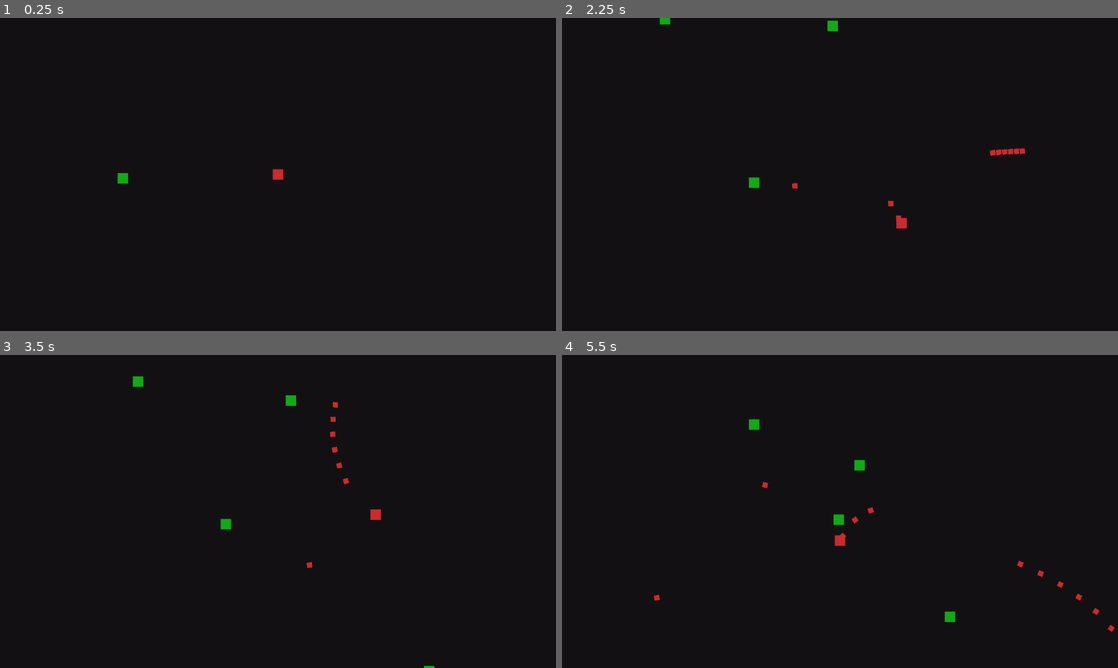
Above: before the commit, frames 1-4 (two rows, left to right).
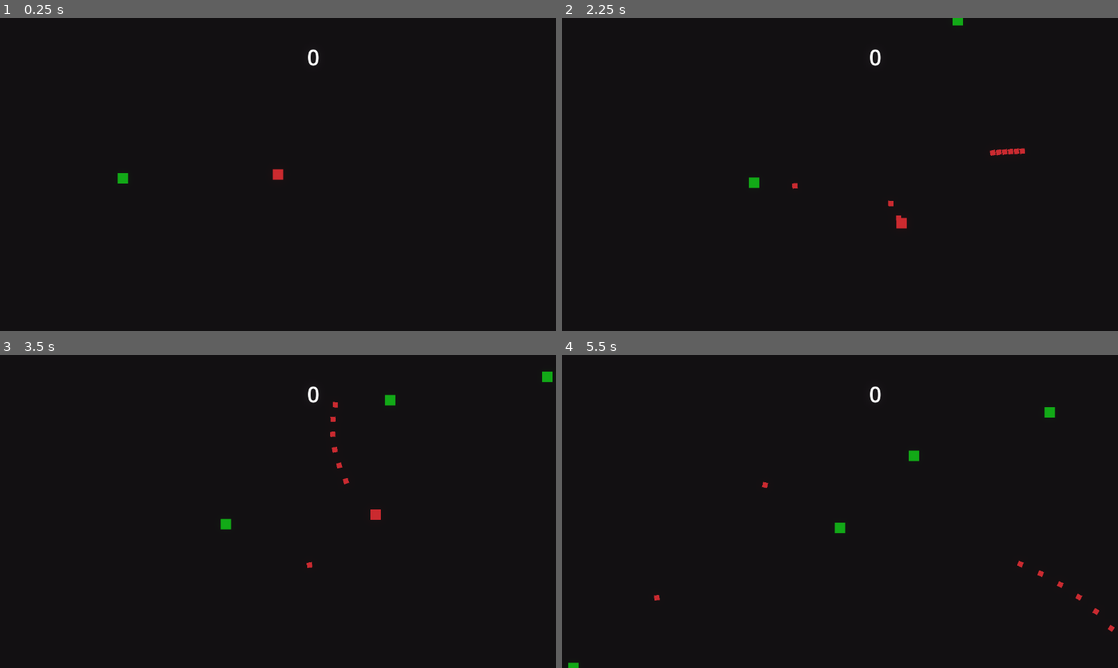
Above: after the commit, the same moments.

Repository: DiScarlet/ShootEm
Game: Godot game, scene res://scenes/arena.tscn
Two runs of this game, one before a commit and one after it. Both use one fixed random seed, a clock stepped at 60 frames per second and the inputs below.
Inputs (mouse positions are in pixels of both pictures, inside the frame that each line leads up to):
- Up to frame 1 (0.25 s): no input
- Up to frame 2 (2.25 s): tap Enter at 0.5 s; move the mouse to (962, 158) at 0.52 s; press the mouse at (962, 158) at 0.53 s; hold D (move_right) 0.53-1.28 s; move the mouse to (728, 190) at 1.27 s; release the mouse at (728, 190) at 1.28 s; hold S (move_down) 1.28-2.03 s; click (728, 190) at 1.35 s; move the mouse to (895, 105) at 2.02 s; press the mouse at (895, 105) at 2.03 s; hold D (move_right) from 2.03 s (still down)
- Up to frame 3 (3.5 s): move the mouse to (250, 574) at 2.77 s; release D (move_right) at 2.78 s; release the mouse at (250, 574) at 2.78 s; hold W (move_up) from 2.78 s (still down); click (250, 574) at 2.85 s
- Up to frame 4 (5.5 s): move the mouse to (1006, 558) at 3.52 s; release W (move_up) at 3.53 s; press the mouse at (1006, 558) at 3.53 s; hold A (move_left) 3.53-5.03 s; move the mouse to (673, 464) at 4.27 s; release the mouse at (673, 464) at 4.28 s; click (673, 464) at 4.35 s; move the mouse to (867, 511) at 5.02 s; press the mouse at (867, 511) at 5.03 s; hold S (move_down) from 5.03 s (still down)

The runs differ from the first frame. In frame 1, less than 0.1% of the frame differs, in the area x 55-58%, y 10-16%; in frame 2, 0.2%; in frame 3, 0.3%; in frame 4, 0.7%, in the area x 1-89%, y 10-100%.

Commit message:
Added score, fixed enemy spawn

Diff:
--- a/project.godot
+++ b/project.godot
@@ -29,7 +29,8 @@
 
 [global_group]
 
-Enemy_damager=""
+Enemy=""
+EnemyDamager=""
 
 [input]
 
--- a/scenes/arena.tscn
+++ b/scenes/arena.tscn
@@ -3,6 +3,7 @@
 [ext_resource type="Script" uid="uid://b4b6aaleanmjd" path="res://scripts/arena.gd" id="1_wl4x5"]
 [ext_resource type="PackedScene" uid="uid://c3yb2eql5pwpp" path="res://scenes/player.tscn" id="2_olpmc"]
 [ext_resource type="PackedScene" uid="uid://dhh0qewrl521k" path="res://scenes/enemy.tscn" id="3_olpmc"]
+[ext_resource type="Script" uid="uid://q0l3nqxud6n2" path="res://scripts/score.gd" id="4_xdvfk"]
 
 [sub_resource type="Environment" id="Environment_wl4x5"]
 background_mode = 3
@@ -14,6 +15,7 @@
 script = ExtResource("1_wl4x5")
 
 [node name="Player" parent="." unique_id=1334363141 instance=ExtResource("2_olpmc")]
+position = Vector2(640, 360)
 
 [node name="Enemy" parent="." unique_id=81046350 instance=ExtResource("3_olpmc")]
 position = Vector2(263, 369)
@@ -22,7 +24,25 @@
 environment = SubResource("Environment_wl4x5")
 
 [node name="EnemySpawnTimer" type="Timer" parent="." unique_id=220998081]
-wait_time = 0.8
 autostart = true
 
+[node name="UI" type="Node2D" parent="." unique_id=1367308604]
+z_index = 20
+
+[node name="Control" type="Control" parent="UI" unique_id=1679407863]
+layout_mode = 3
+anchors_preset = 0
+offset_right = 1280.0
+offset_bottom = 720.0
+
+[node name="Score" type="Label" parent="UI/Control" unique_id=2071432060]
+layout_mode = 0
+offset_left = 707.0
+offset_top = 55.0
+offset_right = 747.0
+offset_bottom = 78.0
+theme_override_font_sizes/font_size = 50
+text = "100"
+script = ExtResource("4_xdvfk")
+
 [connection signal="timeout" from="EnemySpawnTimer" to="." method="_on_enemy_spawn_timer_timeout"]
--- a/scenes/blood_particles.tscn
+++ b/scenes/blood_particles.tscn
@@ -4,6 +4,7 @@
 [ext_resource type="Script" uid="uid://c0i3w246rp8n4" path="res://scripts/blood_particles.gd" id="2_n323q"]
 
 [node name="BloodParticles" type="CPUParticles2D" unique_id=2015632048]
+z_index = -5
 amount = 15
 texture = ExtResource("1_4enpv")
 lifetime = 0.2
--- a/scenes/bullet.tscn
+++ b/scenes/bullet.tscn
@@ -14,7 +14,7 @@
 
 [node name="VisibleOnScreenNotifier2D" type="VisibleOnScreenNotifier2D" parent="." unique_id=1689495765]
 
-[node name="Hitbox" type="Area2D" parent="." unique_id=1953835885 groups=["Enemy_damager"]]
+[node name="Hitbox" type="Area2D" parent="." unique_id=1953835885 groups=["EnemyDamager"]]
 
 [node name="CollisionShape2D" type="CollisionShape2D" parent="Hitbox" unique_id=635967943]
 shape = SubResource("RectangleShape2D_y25gk")
--- a/scenes/enemy.tscn
+++ b/scenes/enemy.tscn
@@ -13,7 +13,7 @@
 texture = ExtResource("1_7p1mj")
 script = ExtResource("2_md0e3")
 
-[node name="Hitbox" type="Area2D" parent="." unique_id=14445288]
+[node name="Hitbox" type="Area2D" parent="." unique_id=14445288 groups=["Enemy"]]
 
 [node name="CollisionShape2D" type="CollisionShape2D" parent="Hitbox" unique_id=989620867]
 shape = SubResource("RectangleShape2D_md0e3")
--- a/scenes/player.tscn
+++ b/scenes/player.tscn
@@ -3,9 +3,11 @@
 [ext_resource type="Texture2D" uid="uid://jtgxew27578n" path="res://assets/sprites/Square.png" id="1_g2els"]
 [ext_resource type="Script" uid="uid://fa1hqhy4lf0g" path="res://scripts/player.gd" id="2_qhqgy"]
 
+[sub_resource type="RectangleShape2D" id="RectangleShape2D_g2els"]
+size = Vector2(16, 16)
+
 [node name="Player" type="Sprite2D" unique_id=1334363141]
 modulate = Color(0.78993, 0.16499865, 0.18292427, 1)
-position = Vector2(640, 360)
 scale = Vector2(1.5, 1.5)
 texture = ExtResource("1_g2els")
 script = ExtResource("2_qhqgy")
@@ -14,4 +16,10 @@
 wait_time = 0.1
 one_shot = true
 
+[node name="Hitbox" type="Area2D" parent="." unique_id=140544786]
+
+[node name="CollisionShape2D" type="CollisionShape2D" parent="Hitbox" unique_id=1149641682]
+shape = SubResource("RectangleShape2D_g2els")
+
 [connection signal="timeout" from="Timer_Reload" to="." method="_on_timer_reload_timeout"]
+[connection signal="area_entered" from="Hitbox" to="." method="_on_hitbox_area_entered"]
--- a/scripts/arena.gd
+++ b/scripts/arena.gd
@@ -2,7 +2,7 @@
 
 #VARS
 #consts
-const WINDOW_SIZE = Vector2i(1280, 720)
+const WINDOW_SIZE = GameManager.WINDOW_SIZE
 const ENEMY_SPAWN_OFFSET = 160
 #locals
 var enemy_1 = preload("res://scenes/enemy.tscn")
@@ -13,24 +13,34 @@
 #system overrides
 func _ready() -> void:
 	GameManager.node_creation_parent = self
+	GameManager.points = 0
 
 func _exit_tree() -> void:
 	GameManager.node_creation_parent = null
 
 #event functions
 func _on_enemy_spawn_timer_timeout() -> void:
+	var x
+	var y
+	var x_inside = randi_range(0, 2)
 
-	var enemy_position = Vector2(
-		randi_range(-ENEMY_SPAWN_OFFSET, WINDOW_SIZE.x + ENEMY_SPAWN_OFFSET),
-		randi_range(-ENEMY_SPAWN_OFFSET, WINDOW_SIZE.y + ENEMY_SPAWN_OFFSET))
+	if x_inside:
+		var first_x = randi_range(0, 2)
+		if first_x:
+			x = randi_range(-ENEMY_SPAWN_OFFSET, 0)
+		else:
+			x = randi_range(WINDOW_SIZE.x, WINDOW_SIZE.x + ENEMY_SPAWN_OFFSET)
 
-	while (
-		enemy_position.x > 0 and enemy_position.x < WINDOW_SIZE.x and
-		enemy_position.y > 0 and enemy_position.y < WINDOW_SIZE.y
-	):
-		enemy_position = Vector2(
-			randi_range(-ENEMY_SPAWN_OFFSET, WINDOW_SIZE.x + ENEMY_SPAWN_OFFSET),
-			randi_range(-ENEMY_SPAWN_OFFSET, WINDOW_SIZE.y + ENEMY_SPAWN_OFFSET)
-		)
+		y = randi_range(-ENEMY_SPAWN_OFFSET, WINDOW_SIZE.y + ENEMY_SPAWN_OFFSET)
+	else:
+		var first_y = randi_range(0, 2)
+		if first_y:
+			y = randi_range(-ENEMY_SPAWN_OFFSET, 0)
+		else:
+			y = randi_range(WINDOW_SIZE.y, WINDOW_SIZE.y + ENEMY_SPAWN_OFFSET)
 
-		GameManager.instance_node(enemy_1, enemy_position, GameManager.node_creation_parent)
+		x = randi_range(-ENEMY_SPAWN_OFFSET, WINDOW_SIZE.x + ENEMY_SPAWN_OFFSET)
+
+	var enemy_position = Vector2(x ,y)
+
+	GameManager.instance_node(enemy_1, enemy_position, GameManager.node_creation_parent)
--- a/scripts/enemy.gd
+++ b/scripts/enemy.gd
@@ -24,14 +24,16 @@
 	global_position += velocity * SPEED * delta
 
 	if hp <= 0:
+		GameManager.points += 10
 		if GameManager.node_creation_parent != null:
-			GameManager.instance_node(blood_particles, global_position, GameManager.node_creation_parent)
+			var blood_part_instance = GameManager.instance_node(blood_particles, global_position, GameManager.node_creation_parent)
+			blood_part_instance.rotation = velocity.angle()
 		queue_free()
 
 
 #event functions
 func _on_hitbox_area_entered(area: Area2D) -> void:
-	if area.is_in_group("Enemy_damager"):
+	if area.is_in_group("EnemyDamager"):
 		modulate = Color(1, 1, 1)
 		velocity = -velocity * 4
 		hp -= 1
--- a/scripts/player.gd
+++ b/scripts/player.gd
@@ -3,6 +3,9 @@
 #VARS
 #consts
 const SPEED = 150
+const RESPAWN_TIME = 1.0
+const WINDOW_SIZE = GameManager.WINDOW_SIZE
+const PLAYER_SIZE = Vector2i(24, 24)
 #locals
 	#player
 var velocity = Vector2()
@@ -25,6 +28,10 @@
 	velocity.x = int(Input.is_action_pressed("move_right")) - int(Input.is_action_pressed("move_left"))
 	velocity.y = int(Input.is_action_pressed("move_down")) - int(Input.is_action_pressed("move_up"))
 
+	var half_size = PLAYER_SIZE / 2
+	global_position.x = clamp(global_position.x, half_size.x, WINDOW_SIZE.x - half_size.x)
+	global_position.y = clamp(global_position.y, half_size.y, WINDOW_SIZE.y - half_size.y)
+
 	velocity = velocity.normalized()
 	global_position += SPEED * velocity * delta
 
@@ -41,3 +48,10 @@
 #event functions
 func _on_timer_reload_timeout() -> void:
 	can_shoot = true
+
+func _on_hitbox_area_entered(area: Area2D) -> void:
+	if area.is_in_group("Enemy"):
+		can_shoot = false
+		visible = false
+		await(get_tree().create_timer(RESPAWN_TIME).timeout)
+		get_tree().reload_current_scene()
--- /dev/null
+++ b/scripts/score.gd
@@ -0,0 +1,7 @@
+extends Label
+
+
+#FUNCS
+#system overrides
+func _process(delta: float) -> void:
+	text = str(GameManager.points)
--- a/scripts/singletons/GameManager.gd
+++ b/scripts/singletons/GameManager.gd
@@ -1,8 +1,11 @@
 extends Node
 
 #VARS
+#consts
+const WINDOW_SIZE = Vector2i(1280, 720)
 #locals(for GameManager)/globals(for all nodes)
 var node_creation_parent = null
+var points = 0
 	#characters/npcs
 var player = null
 
Not shown, added: scripts/score.gd.uid
